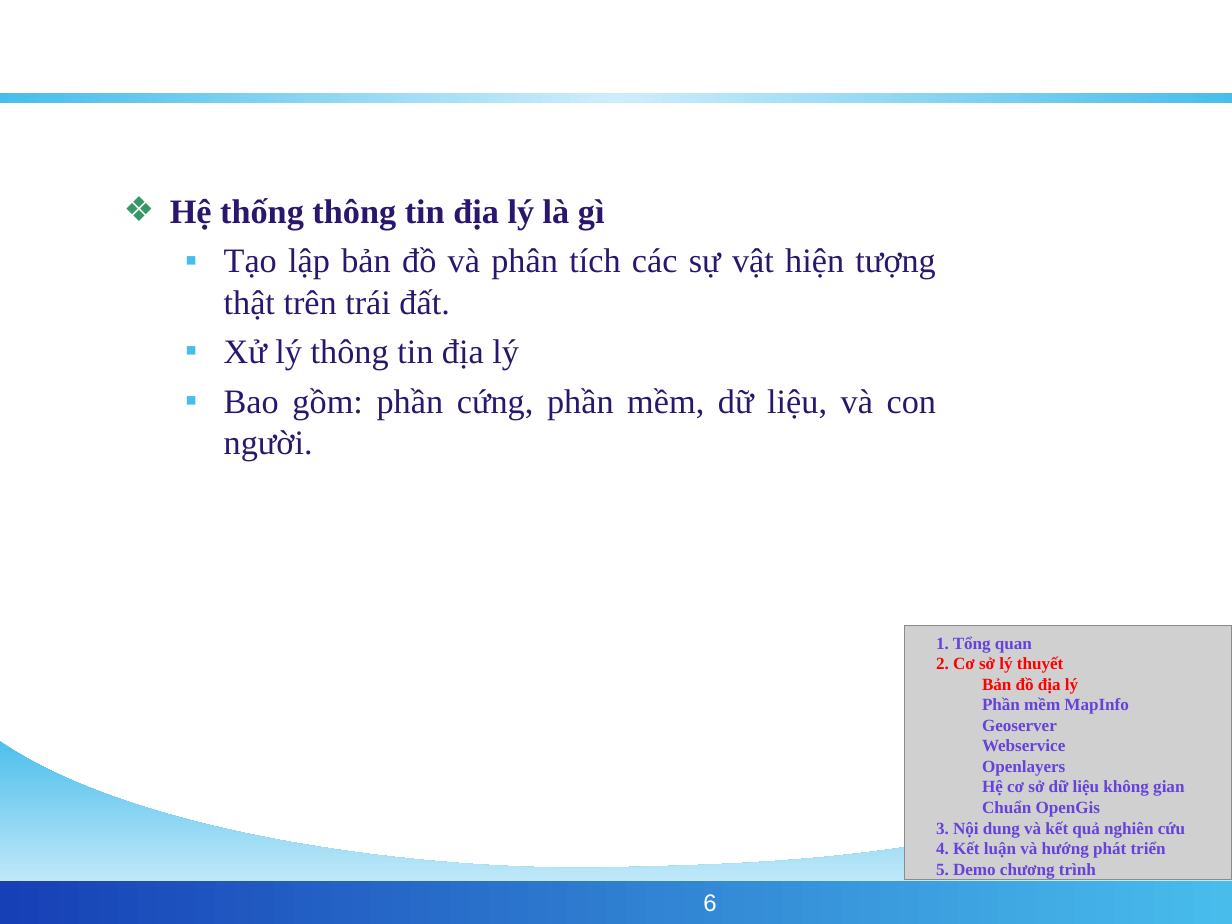
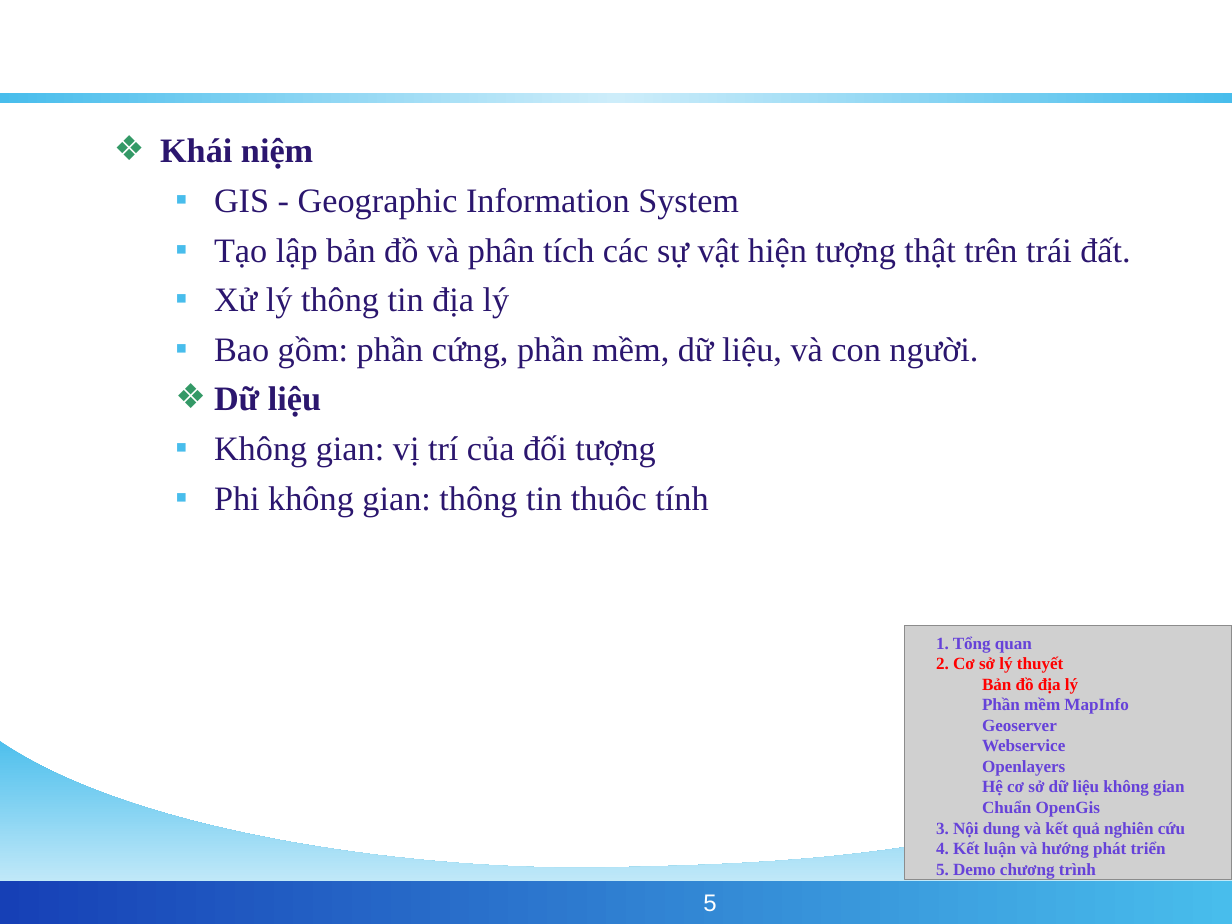
Before and after one commit to phamngsinh/cantho-webgis, a slide deck: slide 5 of Document/Bao Cao/BaoCaoLuanVan.ppt (slide 6 before the commit). Drawn at 1232x924 pixels with LibreOffice and Linux fonts; fonts in the diff are those of the drawing; grey boxes stand for pictures; background and template pictures are left out. Boxes give left, top, right and bottom in pixels: in the first picture for what was removed or moved away, otherwise in the second. Text is boxed around its words. In the diff, an @@ line names an element or a change of style, - is before the commit and + after.

```diff
--- a/Document/Bao Cao/BaoCaoLuanVan.ppt
+++ b/Document/Bao Cao/BaoCaoLuanVan.ppt
@@ text "Khái niệm": place and size @@
-text "Khái niệm" at (170,198,936,461)
+text "Khái niệm" at (160,138,1130,517)
@@ text at (160,138,739,219): text changed; bold off @@
-❖ Hệ thống thông tin địa lý là gì
+❖ Khái niệm
+  ▪ GIS - Geographic Information System
@@ text at (214,386,708,517): paragraphs added @@
+  ❖ Dữ liệu
+  ▪ Không gian: vị trí của đối tượng
+  ▪ Phi không gian: thông tin thuôc tính
@@ page number at (703,894,716,911): text changed @@
-6
+5
```
Also in this commit, not shown: 9 other slides changed, 2 slides added, 1 slide removed.
